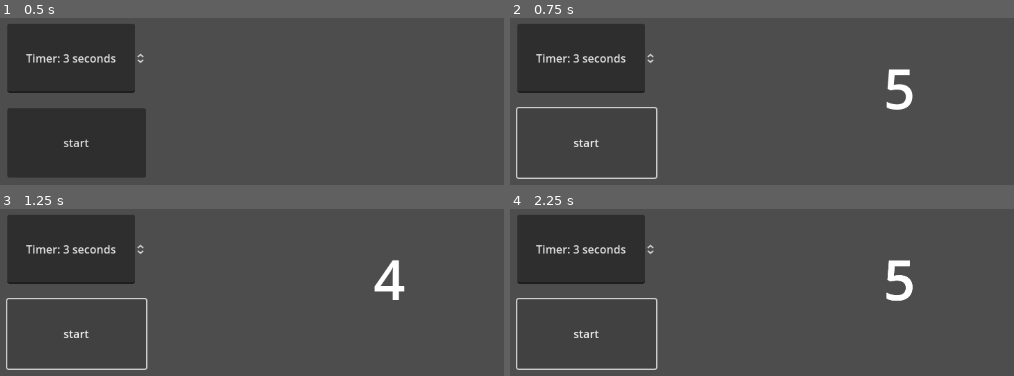
Above: before the commit, frames 1-4 (two rows, left to right).
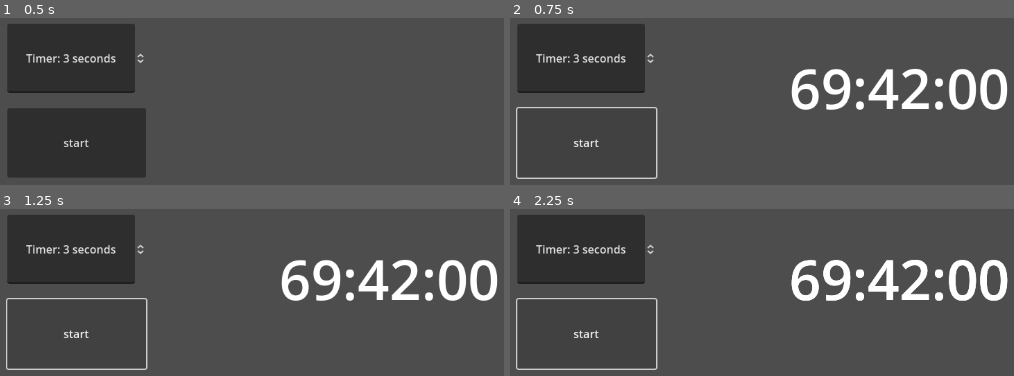
Above: after the commit, the same moments.

Repository: tinytyra/ModuleTimer
Game: Godot game, scene res://scenes/module.tscn
The game is run twice, just before and just after one commit, with the same random seed, the same clock (stepped at 60 frames per second) and the same inputs. The project has no main scene, so this scene is started directly.
Inputs:
- Up to frame 1 (0.5 s): no input
- Up to frame 2 (0.75 s): click "start" at 0.5 s
- Up to frame 3 (1.25 s): no input
- Up to frame 4 (2.25 s): click "start" at 1.25 s; click "start" at 2 s

Frame 1 is identical in both runs. In frame 2, 4.6% of the frame differs, in the area x 55-99%, y 30-56%; in frame 3, 4.6%; in frame 4, 4.8%.
Error before the commit: Invalid type in function 'start' in base 'Timer (timer.gd)'. Cannot convert argument 1 from Nil to float. (res://scripts/timer.gd:7)

Commit message:
Reapply "im too sleep deprived for this"
This reverts commit 4f6df24faf303dfd1e43ac2d8dce2d9480940812.

Diff:
--- a/godot/scenes/module.tscn
+++ b/godot/scenes/module.tscn
@@ -1,6 +1,7 @@
-[gd_scene load_steps=2 format=3 uid="uid://cpikipbm8bkhg"]
+[gd_scene load_steps=3 format=3 uid="uid://cpikipbm8bkhg"]
 
 [ext_resource type="Script" path="res://scripts/module.gd" id="1_6ee4w"]
+[ext_resource type="Script" path="res://scripts/spin_box.gd" id="2_urf6t"]
 
 [node name="Control" type="Control"]
 layout_mode = 3
@@ -11,7 +12,7 @@
 grow_vertical = 2
 script = ExtResource("1_6ee4w")
 
-[node name="Input_Sec" type="SpinBox" parent="."]
+[node name="SpinBox" type="SpinBox" parent="."]
 layout_mode = 1
 anchors_preset = 4
 anchor_top = 0.5
@@ -29,6 +30,7 @@
 prefix = "Timer:"
 suffix = "seconds"
 custom_arrow_step = 1.0
+script = ExtResource("2_urf6t")
 
 [node name="Button" type="Button" parent="."]
 layout_mode = 1
@@ -42,5 +44,5 @@
 grow_vertical = 0
 text = "start"
 
-[connection signal="value_changed" from="Input_Sec" to="." method="_on_input_sec_value_changed"]
+[connection signal="value_changed" from="SpinBox" to="." method="_on_spin_box_value_changed"]
 [connection signal="pressed" from="Button" to="." method="_on_button_pressed"]
--- a/godot/scripts/module.gd
+++ b/godot/scripts/module.gd
@@ -1,11 +1,16 @@
 extends Control
 
 signal user_duration_is(duration)
-var duration
+var duration : float
+
+
+func _ready():
+	print(duration)
 
 # receive value from input field, and set it as duration
-func _on_input_sec_value_changed(value: float) -> void:
+func _on_spin_box_value_changed(value: float) -> void:
 	duration = value
+	print(duration)
 
 # on button click: add timer.tscn as child + connects to its timeout signal
 func _on_button_pressed() -> void:
@@ -14,6 +19,7 @@
 	timer.timeout.connect(_on_timer_timeout)
 	user_duration_is.emit(duration)
 
+
 # kill the timer when done, to prevent excess calculations
 func _on_timer_timeout():
 	$Timer.queue_free()
--- /dev/null
+++ b/godot/scripts/spin_box.gd
@@ -0,0 +1,4 @@
+extends SpinBox
+
+func _ready() -> void:
+	value_changed.emit(value)
--- a/godot/scripts/timer.gd
+++ b/godot/scripts/timer.gd
@@ -1,15 +1,32 @@
 extends Timer
+
+var duration
+var timestamp : String
 
 func _ready() -> void:
 	get_parent().user_duration_is.connect(_on_user_duration_is)
+	print("timer has:")
+	print(duration)
 
 func _on_user_duration_is(duration):
 	start(duration)
 
 func _physics_process(_delta: float) -> void:
-	$Label.set_text(str(round(time_left)))
-	if time_left == 0:
-		$Label.set_text("DING!")
+	convert_duration()
+	update_label()
+#	$Label.set_text(str(round(time_left)))
 
-func _on_timeout() -> void:
-	stop()
+
+# convert duration in seconds to HH:MM:SS
+func convert_duration():
+	#var seconds = (duration%60)
+	#var minutes = (duration/60)%60
+	#var hours = (duration/60)/60
+
+	#timestamp = "%02d:%02d:%02d" % [hours, minutes, seconds]
+	timestamp = "69:42:00"
+
+	#print("%02d:%02d:%02d" % [hours, minutes, seconds])
+
+func update_label():
+	$Label.set_text(timestamp)
